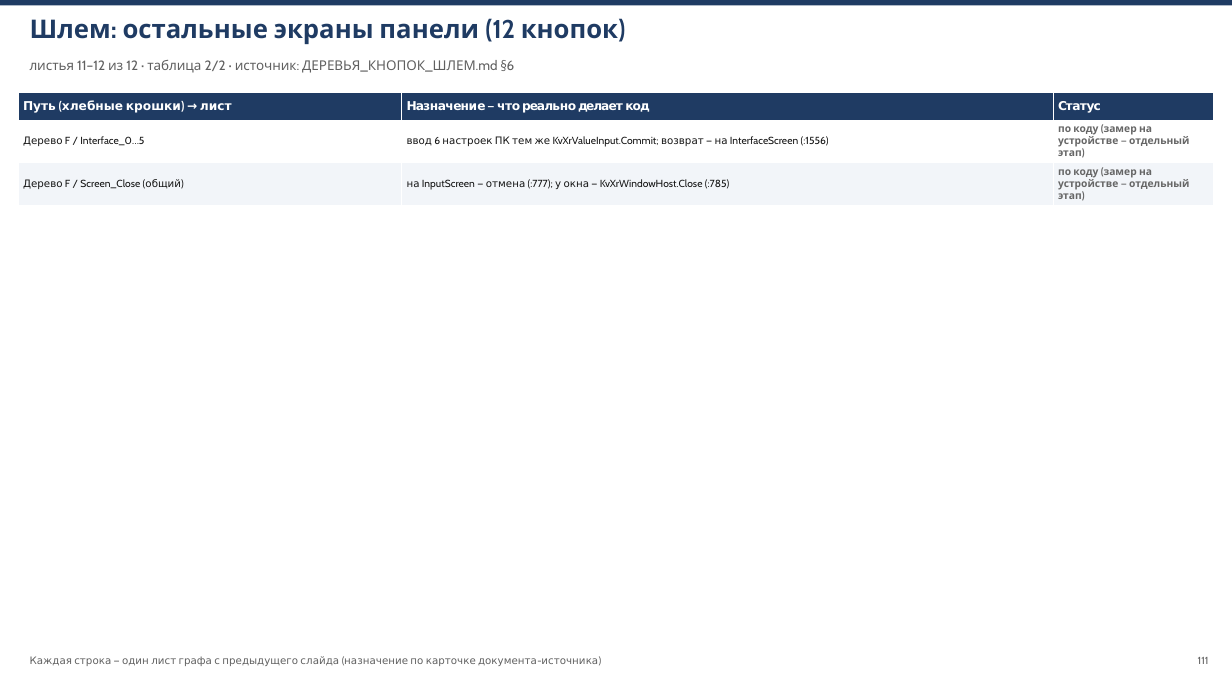
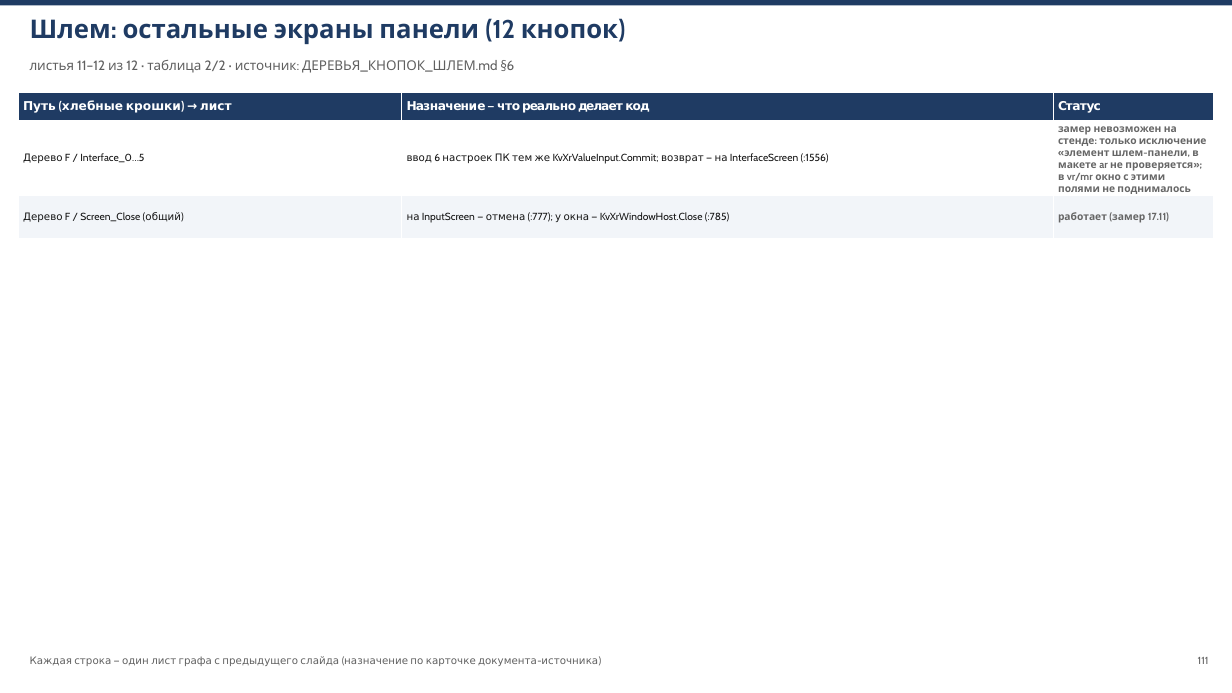
Before and after one commit to V1iktorK/KazistovVv, a slide deck: slide 111 of Docs/КОНСПЕКТ_КНОПОК.pptx. Drawn at 1232x693 pixels with LibreOffice and Linux fonts; fonts in the diff are those of the drawing. Boxes give left, top, right and bottom in pixels: in the first picture for what was removed or moved away, otherwise in the second. Text is boxed around its words. In the diff, an @@ line names an element or a change of style, - is before the commit and + after.

Commit message:
кампания «каждый листочек путеводителя закрыт», волна 4 (документы): 22 листа закрыты (13 замером самопрогона 17.11 — AR 454 элемента/0 провалов, VR+MR 17.11, MR-чистое состояние; 9 тестами), 60 получили честную причину «замер невозможен на стенде» (+1 частично), снято с CSV, осталось 273

```diff
--- a/Docs/КОНСПЕКТ_КНОПОК.pptx
+++ b/Docs/КОНСПЕКТ_КНОПОК.pptx
@@ table at (x1=18, y1=92, x2=1214, y2=227) @@
-row 2, column 3: по коду (замер на устройстве — отдельный этап)
+row 2, column 3: замер невозможен на стенде: только исключение «элемент шлем-панели, в макете ar не проверяется»; в vr/mr окно с этими полями не поднималось
-row 3, column 3: по коду (замер на устройстве — отдельный этап)
+row 3, column 3: работает (замер 17.11)
```
Also in this commit, not shown: 19 other slides changed, 1 other file.
